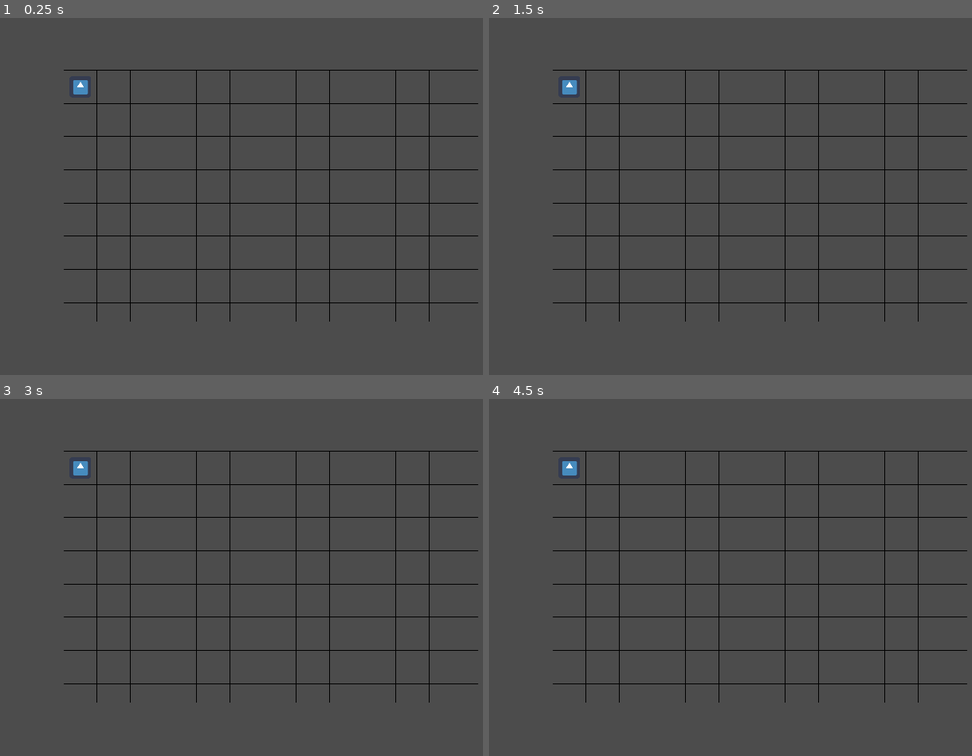
Above: before the commit, frames 1-4 (two rows, left to right).
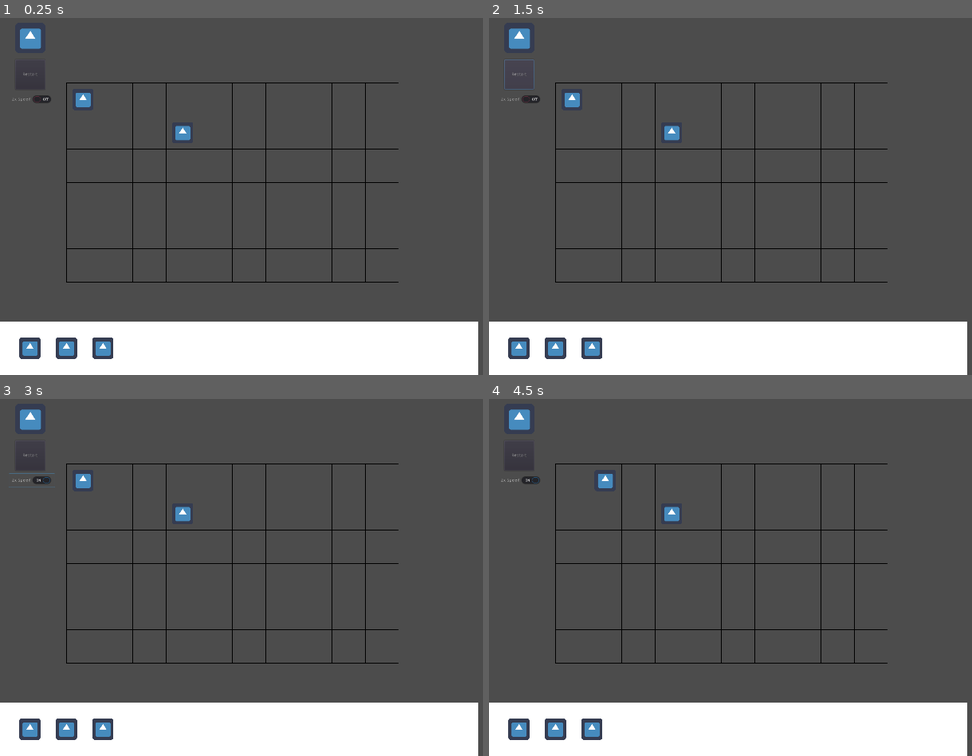
Above: after the commit, the same moments.

Repository: The-Koopalings/Flee_The_Factory
Game: Godot game, scene res://Scenes/Level_Components/LevelTemplate.tscn
The game is run twice, just before and just after one commit, with the same random seed, the same clock (stepped at 60 frames per second) and the same inputs. Before the commit the project starts from res://Scenes/Level_Components/Grid.tscn. The engine's default icon, where the game draws it, is replaced by a stand-in: a white triangle on a blue panel in a dark square.
Inputs (mouse positions are in pixels of both pictures, inside the frame that each line leads up to):
- Up to frame 1 (0.25 s): no input
- Up to frame 2 (1.5 s): click (517, 75) at 0.5 s, where only the run after the commit has a clickable "Restart"; click (517, 75) at 1.25 s, where only the run after the commit has a clickable "Restart"
- Up to frame 3 (3 s): click (28, 456) at 2 s, where only the run after the commit has a clickable "Restart"; click (33, 481) at 2.75 s, where only the run after the commit has a clickable "2x Speed"
- Up to frame 4 (4.5 s): click (517, 420) at 3.52 s; tap Enter at 4.25 s; move the mouse to (947, 559) at 4.27 s; hold Right (ui_right) from 4.28 s (still down); click (947, 559) at 4.42 s

The runs differ from the first frame. In frame 1, 19% of the frame differs, in the area x 0-100%, y 2-100%; in frame 2, 19%; in frame 3, 19%; in frame 4, 19%.
Error before the commit: Invalid get index 'tile_size' (on base: 'null instance'). (res://Scripts/Level_Components/Robot.gd:4)

Commit message:
implemented obstacle scene

Diff:
--- a/Scenes/Level_Components/Grid.tscn
+++ b/Scenes/Level_Components/Grid.tscn
@@ -1,10 +1,14 @@
-[gd_scene load_steps=3 format=2]
+[gd_scene load_steps=4 format=2]
 
 [ext_resource path="res://Scripts/Level_Components/Grid.gd" type="Script" id=1]
 [ext_resource path="res://Scenes/Level_Components/Robot.tscn" type="PackedScene" id=2]
+[ext_resource path="res://Scenes/Level_Components/Obstacle.tscn" type="PackedScene" id=3]
 
 [node name="Grid" type="Area2D"]
 script = ExtResource( 1 )
 
 [node name="Robot" parent="." instance=ExtResource( 2 )]
 position = Vector2( 242, 212 )
+
+[node name="Obstacle" parent="." instance=ExtResource( 3 )]
+position = Vector2( 443, 211 )
--- /dev/null
+++ b/Scenes/Level_Components/Obstacle.tscn
@@ -0,0 +1,16 @@
+[gd_scene load_steps=4 format=2]
+
+[ext_resource path="res://icon.png" type="Texture" id=1]
+[ext_resource path="res://Scripts/Level_Components/Obstacle.gd" type="Script" id=2]
+
+[sub_resource type="RectangleShape2D" id=1]
+extents = Vector2( 31, 31 )
+
+[node name="Obstacle" type="StaticBody2D"]
+script = ExtResource( 2 )
+
+[node name="Sprite" type="Sprite" parent="."]
+texture = ExtResource( 1 )
+
+[node name="CollisionShape2D" type="CollisionShape2D" parent="."]
+shape = SubResource( 1 )
--- a/Scenes/Level_Components/Robot.tscn
+++ b/Scenes/Level_Components/Robot.tscn
@@ -14,3 +14,5 @@
 
 [node name="Sprite" type="Sprite" parent="."]
 texture = ExtResource( 1 )
+
+[node name="RayCast2D" type="RayCast2D" parent="."]
--- a/Scripts/Level_Components/Grid.gd
+++ b/Scripts/Level_Components/Grid.gd
@@ -1,13 +1,12 @@
 extends Area2D
 
-# TODO: how to export tile_size to use in Robot child node?
 var tile_size = 100
-var grid_x = 1440
-var grid_y = 918
+var grid_x = 1200
+var grid_y = 800
 
 # Draw for now, use sprites later
 func _draw():
-	for x in range(192, grid_x, tile_size):
-		draw_line(Vector2(x, 162), Vector2(x, grid_y), Color8(0, 0, 0), 2)
-	for y in range(162, grid_y, tile_size):
-		draw_line(Vector2(192, y), Vector2(grid_x, y), Color8(0, 0, 0), 2)
+	for x in range(200, grid_x + tile_size, tile_size):
+		draw_line(Vector2(x, 200), Vector2(x, grid_y), Color8(0, 0, 0), 2)
+	for y in range(200, grid_y + tile_size, tile_size):
+		draw_line(Vector2(200, y), Vector2(grid_x, y), Color8(0, 0, 0), 2)
--- /dev/null
+++ b/Scripts/Level_Components/Obstacle.gd
@@ -0,0 +1,16 @@
+extends StaticBody2D
+
+onready var grid = get_node("/root/Node2D/Grid")
+onready var tile_size = grid.tile_size
+var startPosition = Vector2(500,300)
+
+func _ready():
+	position = position.snapped(startPosition)
+
+	# Add half a tile size to center obstacle on tile
+	position += Vector2.ONE * tile_size/2
+
+
+# Called every frame. 'delta' is the elapsed time since the previous frame.
+#func _process(delta):
+#	pass
--- a/Scripts/Level_Components/Robot.gd
+++ b/Scripts/Level_Components/Robot.gd
@@ -1,10 +1,11 @@
 extends Area2D
 
 onready var grid = get_node("/root/Node2D/Grid")
+onready var ray = $RayCast2D
 onready var tile_size = grid.tile_size
 onready var grid_x = grid.grid_x
 onready var grid_y = grid.grid_y
-var startPosition = Vector2(192,162)
+var startPosition = Vector2(200,200)
 
 # Map input action names to the appropriate vectors
 # For now, use arrow keys as input
@@ -24,8 +25,15 @@
 
 # Change position based on movement direction
 func move(dir):
-	position += inputs[dir] * tile_size
+	var vector_position = inputs[dir] * tile_size
+
+	# Check if there is an obstacle in the direction of the robot's movement
+	ray.cast_to = vector_position
+	ray.force_raycast_update()
+
+	if !ray.is_colliding():
+		position += vector_position
 
 	# Clamp position to window
-	position.x = clamp(position.x, 192 +  tile_size/2, grid_x - tile_size/2)
-	position.y = clamp(position.y, 162 + tile_size/2, grid_y - tile_size/2)
+	position.x = clamp(position.x, 200 +  tile_size/2, grid_x - tile_size/2)
+	position.y = clamp(position.y, 200 + tile_size/2, grid_y - tile_size/2)
--- a/project.godot
+++ b/project.godot
@@ -11,7 +11,7 @@
 [application]
 
 config/name="Flee The Factory"
-run/main_scene="res://Scenes/Level_Components/Grid.tscn"
+run/main_scene="res://Scenes/Level_Components/LevelTemplate.tscn"
 config/icon="res://icon.png"
 
 [display]
